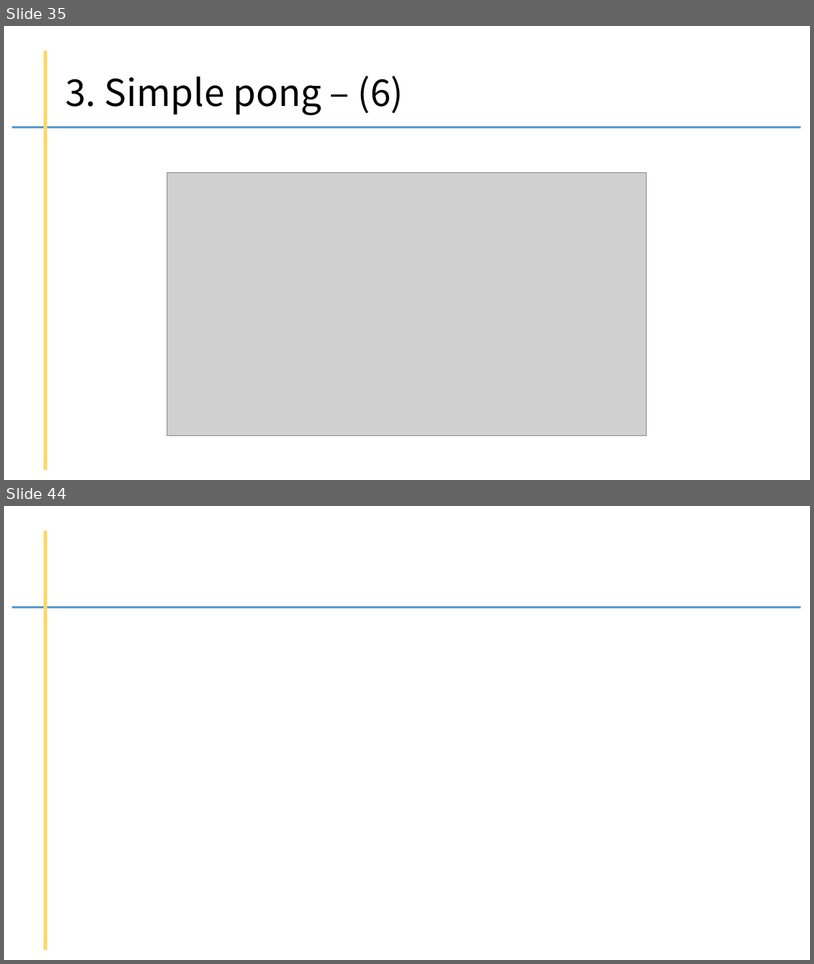
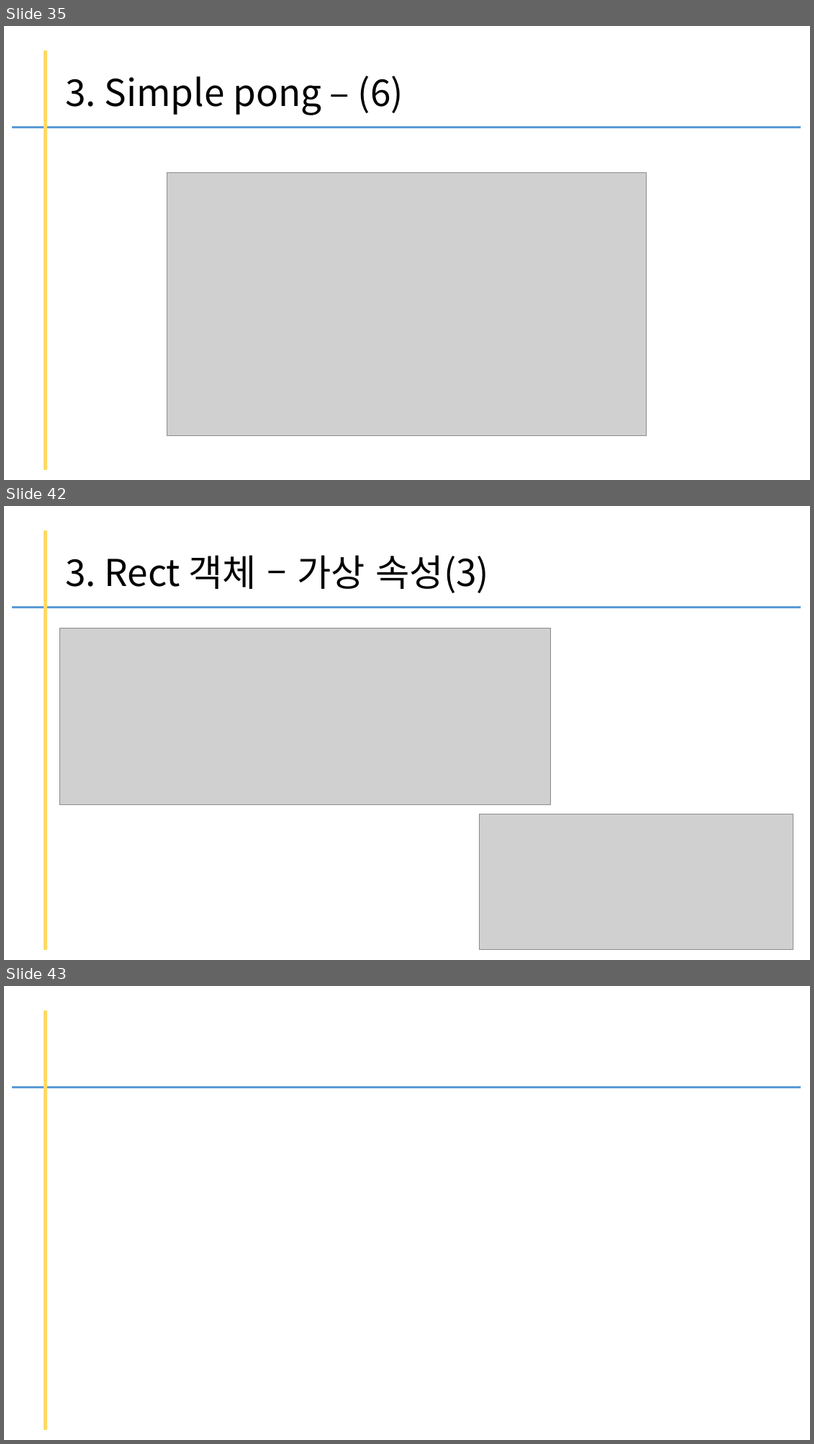
Before and after one commit to kig2929kig/ui, a slide deck: pygame.pptx. Shown one above the other, each under a label of ours: slides 35 and 44 before the commit, slides 35, 42 and 43 after it; the slides between them are not shown. The pictures are 814x964 and 814x1444 pixels, drawn with LibreOffice and Linux fonts; fonts in the diff are those of the drawing; grey boxes stand for pictures. Boxes give left, top, right and bottom in pixels: in the first picture for what was removed or moved away, otherwise in the second. Text is boxed around its words. In the diff, an @@ line names an element or a change of style, - is before the commit and + after.

```diff
--- a/pygame.pptx
+++ b/pygame.pptx
@@ slide 42 added at [4,506,810,960], background #FFFFFF @@
@@ line added from (45, 530) to (45, 950), #FFD966 4.5 pt @@
@@ title added at [65,555,489,593], 44 pt, text #000000 @@
+3. Rect 객체 – 가상 속성(3)
@@ line added from (13, 607) to (801, 607), #5B9BD5 3 pt @@
@@ picture added at [59,628,551,805] @@
@@ picture added at [480,814,794,950] @@
@@ what was slide 44 is now slide 43 @@
```
Also in this commit, not shown: 6 other slides added, 8 slides removed.
